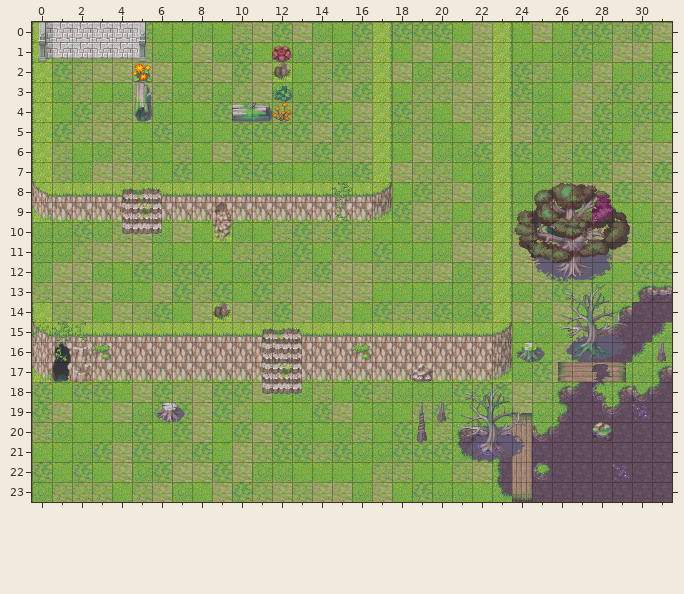
An edit to a level. Tiled map, res/map/map-2.tmx. The picture above was drawn from the file before the commit.
Cells are 32x32 px. Shown: x 0..31, y 0..23.
The result:
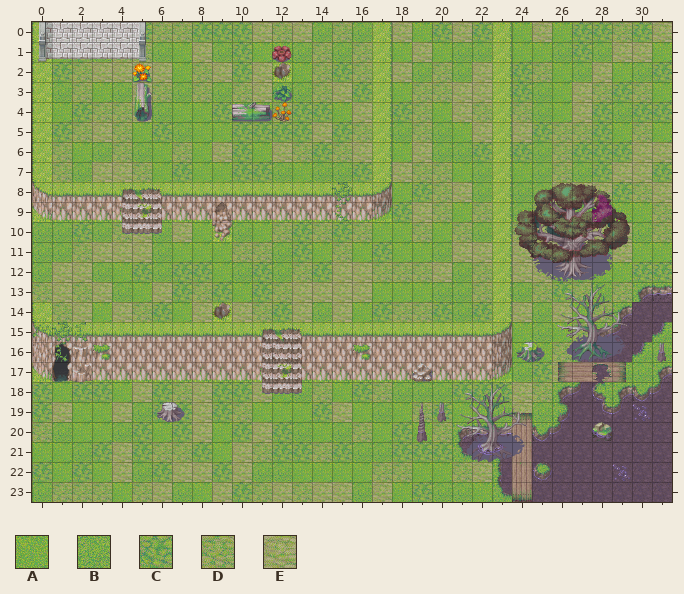
Key: from "tileset": A 552, B 553, C 554, D 555, E 556.
_ is an empty cell.
What changed:
Layer "block-1":
The edit adds tile A in row 0 at x 19.
The edit adds tile B in row 0 at x 16; in row 1 at x 21 to 22.
The edit adds tile C in row 0 at x 8 to 10 and 22.
The edit adds tile D in row 0 at x 6 to 7, 12 and 15.
The edit adds tile E in row 0 at x 18 and 21.
Pixel boxes of the changes (left, top, right, bottom) in both pictures:
added: (152, 22, 252, 42)
added: (272, 22, 292, 42)
added: (332, 22, 372, 42)
added: (392, 22, 432, 42)
added: (452, 22, 492, 62)
